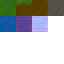
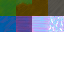
Layer changes from the first 64×64 image to the second:
painted on "Top copy #2" over left=48, top=1, right=59, bottom=16
painted on "Top copy" over left=16, top=0, right=32, bottom=7
added layer "Top copy #6" above "Top copy #5" over left=48, top=16, right=64, bottom=32
painted on "Top" over left=0, top=0, right=16, bottom=16
